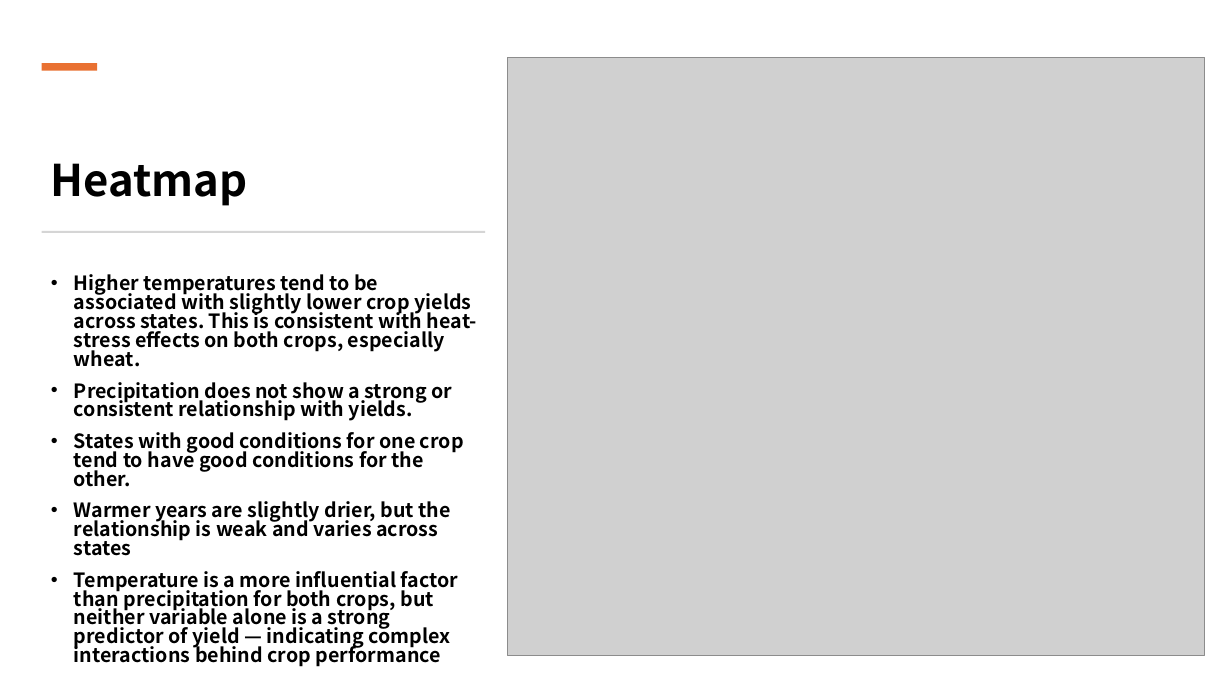
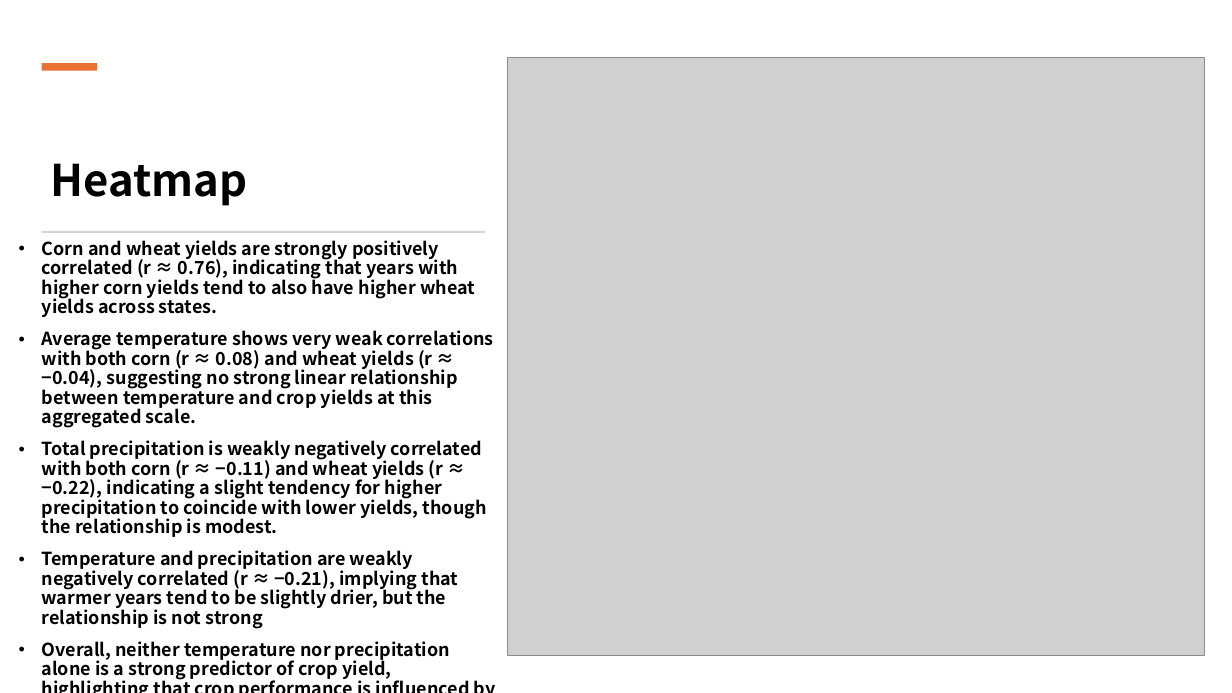
Before and after one commit to yilongxu-usc/dsci510_fall2025_final_project, a slide deck: slide 10 of doc/yilong_xu_presentation.pptx. Drawn at 1232x693 pixels with LibreOffice and Linux fonts; fonts in the diff are those of the drawing; grey boxes stand for pictures. Boxes give left, top, right and bottom in pixels: in the first picture for what was removed or moved away, otherwise in the second. Text is boxed around its words. In the diff, an @@ line names an element or a change of style, - is before the commit and + after.

```diff
--- a/doc/yilong_xu_presentation.pptx
+++ b/doc/yilong_xu_presentation.pptx
@@ text at box(42, 240, 494, 681): text changed; size 15.3 to 14 pt @@
-• Higher temperatures tend to be associated with slightly lower crop yields across states. This is consistent with heat-stress effects on both crops, especially wheat.
-• Precipitation does not show a strong or consistent relationship with yields.
-• States with good conditions for one crop tend to have good conditions for the other.
-• Warmer years are slightly drier, but the relationship is weak and varies across states
-• Temperature is a more influential factor than precipitation for both crops, but neither variable alone is a strong predictor of yield — indicating complex interactions behind crop performance
+• Corn and wheat yields are strongly positively correlated (r ≈ 0.76), indicating that years with higher corn yields tend to also have higher wheat yields across states.
+• Average temperature shows very weak correlations with both corn (r ≈ 0.08) and wheat yields (r ≈ −0.04), suggesting no strong linear relationship between temperature and crop yields at this aggregated scale.
+• Total precipitation is weakly negatively correlated with both corn (r ≈ −0.11) and wheat yields (r ≈ −0.22), indicating a slight tendency for higher precipitation to coincide with lower yields, though the relationship is modest.
+• Temperature and precipitation are weakly negatively correlated (r ≈ −0.21), implying that warmer years tend to be slightly drier, but the relationship is not strong
+• Overall, neither temperature nor precipitation alone is a strong predictor of crop yield, highlighting that crop performance is influenced by more complex interactions beyond simple annual climate averages
```
Also in this commit, not shown: 9 other slides changed, 2 other files.
